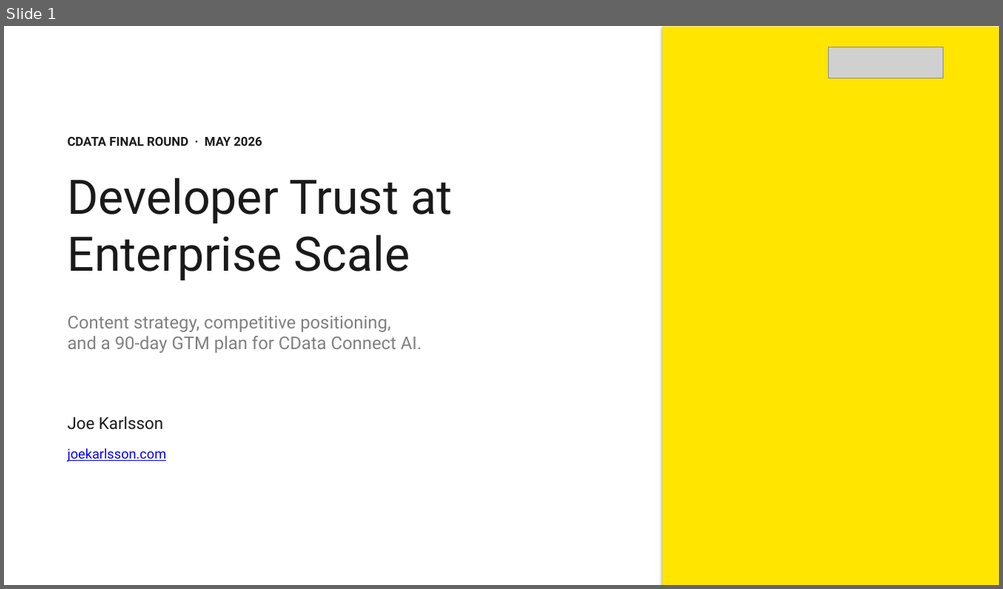
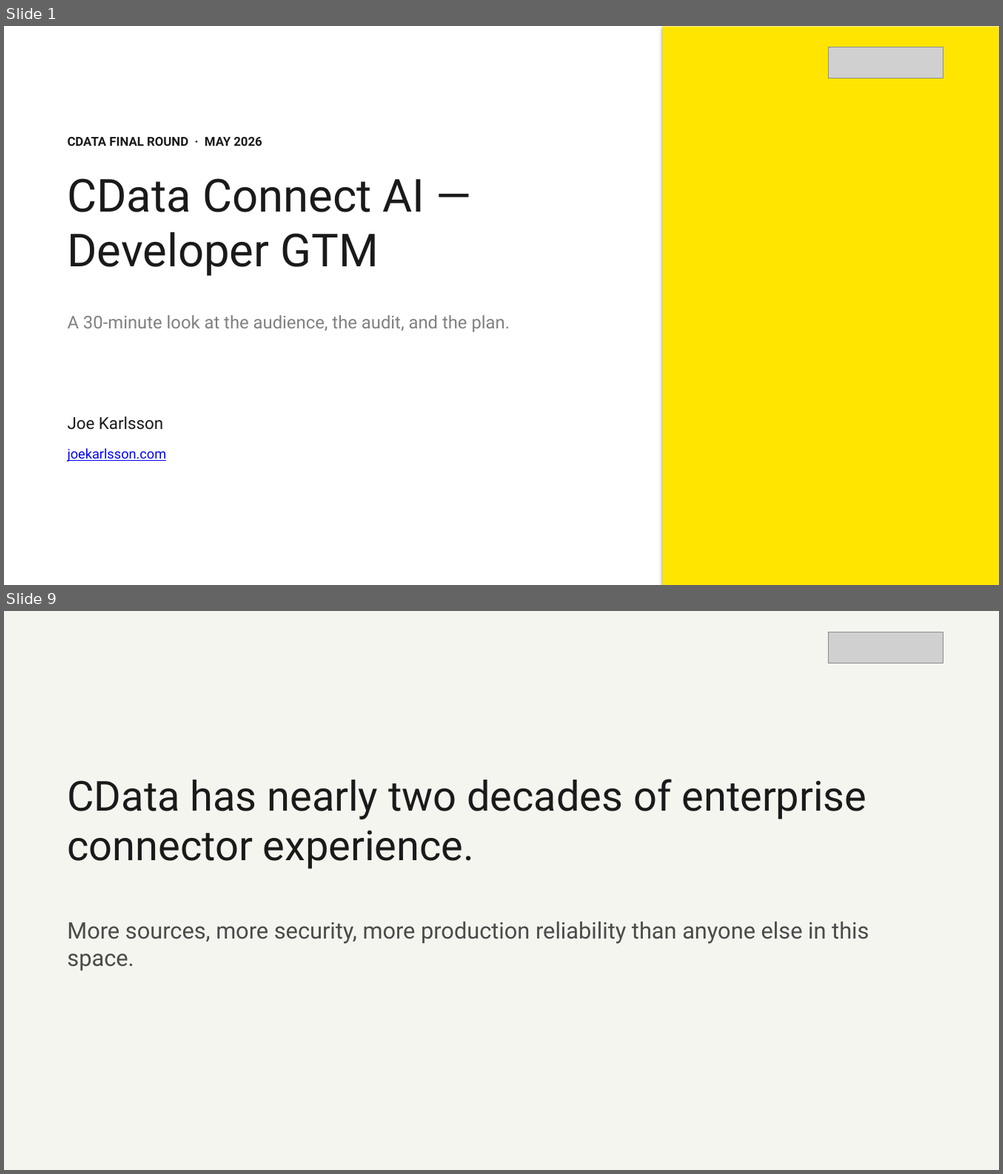
Before and after one commit to JoeKarlsson/connect-ai-agent-demo, a slide deck: presentation/cdata-interview.pptx. Shown one above the other, each under a label of ours: slide 1 before the commit, slides 1 and 9 after it; the slides between them are not shown. The pictures are 1003x589 and 1003x1174 pixels, drawn with LibreOffice and Linux fonts; fonts in the diff are those of the drawing; grey boxes stand for pictures. Boxes give left, top, right and bottom in pixels: in the first picture for what was removed or moved away, otherwise in the second. Text is boxed around its words. In the diff, an @@ line names an element or a change of style, - is before the commit and + after.

```diff
--- a/presentation/cdata-interview.pptx
+++ b/presentation/cdata-interview.pptx
@@ slide 9 added at (4, 611, 999, 1170), background #F5F5F0 @@
@@ picture added at (828, 632, 943, 664) @@
@@ text added at (67, 779, 866, 869), 40 pt, text #1A1A1A @@
+CData has nearly two decades of enterprise connector experience.
@@ text added at (67, 922, 868, 971), 22 pt, text #4A4A4A @@
+More sources, more security, more production reliability than anyone else in this space.
@@ slide 1 changed as well @@
@@ text at (68, 178, 425, 276): text changed; size 46 to 44 pt @@
-Developer Trust at Enterprise Scale
+CData Connect AI — Developer GTM
@@ text at (68, 315, 510, 332): text changed @@
-Content strategy, competitive positioning,
-and a 90-day GTM plan for CData Connect AI.
+A 30-minute look at the audience, the audit, and the plan.
```
Also in this commit, not shown: 1 other slide changed, 42 other slides added, 18 slides removed, 8 other files.
